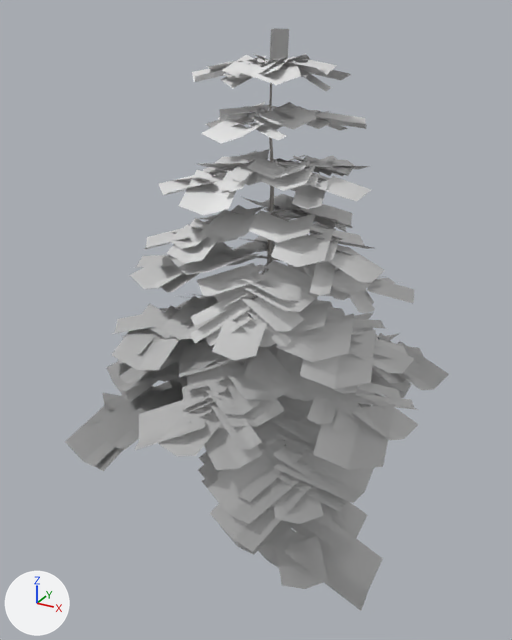
One commit to the glTF model nuri/public/models/trees/sapling_6.glb: the scene before it, then after it.
Camera for both pictures: a 50 mm lens placed at (1.87, -3.58, 2.51), pointed at (-0.08, -0.04, 0.74). The axes (+X, +Y, +Z) are drawn at lower left. The lights are the same throughout. The first picture is the older version. Vertices at exactly the same position are counted once.

Objects in the first picture: 'sapling6_twigs' and 1 more.
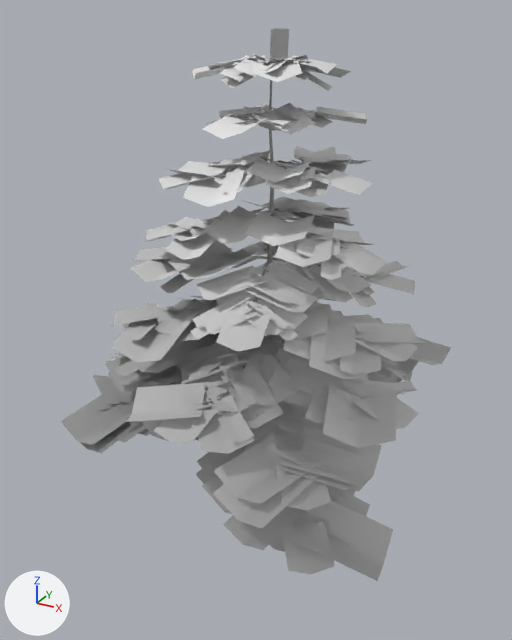
Boxes [x1, y1, x2, y2] around the edits, measured in the pictures (512 x 640 px; the box of a moved part takes in the faces that stretch with it):
'sapling6_twigs', reshaped
    before: [65, 28, 449, 611]
    after: [61, 28, 451, 581]
part 1 of me_sapling6_twigs, moved or reshaped
    before: [135, 383, 183, 417]
    after: [142, 419, 168, 441]
part 2 of me_sapling6_twigs, moved or reshaped (not visible afterwards)
    before: [169, 380, 182, 394]
part 3 of me_sapling6_twigs, moved or reshaped (mostly hidden)
    before: [141, 385, 177, 411]
    after: [152, 419, 164, 424]
part 4 of me_sapling6_twigs, moved or reshaped (not visible afterwards)
    before: [148, 386, 164, 395]
part 5 of me_sapling6_twigs, moved or reshaped (mostly hidden afterwards)
    before: [135, 381, 172, 402]
    after: [134, 383, 173, 395]
part 6 of me_sapling6_twigs, moved or reshaped
    before: [95, 390, 149, 450]
    after: [95, 394, 146, 442]
part 7 of me_sapling6_twigs, moved or reshaped (not visible before)
    after: [100, 393, 143, 437]
part 8 of me_sapling6_twigs, moved or reshaped
    before: [73, 395, 128, 471]
    after: [80, 390, 141, 454]
part 9 of me_sapling6_twigs, moved or reshaped
    before: [102, 386, 156, 410]
    after: [93, 375, 160, 404]
part 10 of me_sapling6_twigs, moved or reshaped
    before: [65, 398, 116, 467]
    after: [61, 387, 132, 445]
part 11 of me_sapling6_twigs, moved or reshaped
    before: [106, 53, 449, 611]
    after: [105, 54, 451, 581]

The change, as a diff of the scene's bpy script:
```diff
--- a/nuri/public/models/trees/sapling_6.glb.py
+++ b/nuri/public/models/trees/sapling_6.glb.py
@@ me_sapling6_twigs @@
-me_sapling6_twigs.from_pydata(...)  # 2700 vertices, 1800 faces; spans x -1.43..1.05, y -1.17..1.26, z -0.33..2.41
+me_sapling6_twigs.from_pydata(...)  # 2700 vertices, 1800 faces; spans x -1.46..1.1, y -1.17..1.28, z -0.19..2.41
+# me_sapling6_twigs part 1: the loose piece of 6 vertices spanning x -0.76..-0.2, y -0.59..-0.01, z 0.02..0.19 is multiplied about its middle by the matrix ((0.999, 0.052, -0.005), (-0.052, 0.999, -0.011), (0.004, 0.011, 1.0)), then moved by (-0.01, 0.02, -0.03)
+# me_sapling6_twigs part 2: the loose piece of 6 vertices spanning x -0.88..-0.31, y -0.22..0.35, z 0.0..0.18 is multiplied about its middle by the matrix ((0.998, 0.058, -0.008), (-0.058, 0.998, 0.009), (0.009, -0.009, 1.0)), then moved by (0.01, 0.02, -0.03)
+# me_sapling6_twigs part 3: the loose piece of 6 vertices spanning x -0.77..-0.32, y -0.49..-0.03, z 0.06..0.16 is moved by (-0.01, 0.02, -0.03)
+# me_sapling6_twigs part 4: the loose piece of 6 vertices spanning x -1.07..-0.43, y -0.26..0.37, z -0.11..0.14 is multiplied about its middle by the matrix ((0.999, 0.037, 0.016), (-0.036, 0.999, -0.017), (-0.017, 0.017, 1.0)), then moved by (0.0, 0.03, -0.02)
+# me_sapling6_twigs part 5: the loose piece of 6 vertices spanning x -1.17..-0.6, y -0.29..0.28, z -0.08..0.06 is multiplied about its middle by the matrix ((0.994, -0.067, 0.087), (0.074, 0.994, -0.078), (-0.081, 0.084, 0.993)), then moved by (-0.01, 0.01, 0.02)
+# me_sapling6_twigs part 6: the loose piece of 6 vertices spanning x -1.08..-0.58, y -0.61..-0.1, z -0.16..0.05 is multiplied about its middle by the matrix ((0.999, -0.009, 0.04), (0.005, 0.994, 0.112), (-0.041, -0.112, 0.993)), then moved by (0.0, 0.02, 0.02)
+# me_sapling6_twigs part 7: the loose piece of 6 vertices spanning x -1.1..-0.68, y -0.54..-0.13, z -0.17..0.01 is multiplied about its middle by the matrix ((0.999, -0.009, 0.04), (0.005, 0.994, 0.112), (-0.041, -0.112, 0.993)), then moved by (0.0, 0.02, 0.04)
+# me_sapling6_twigs part 8: the loose piece of 6 vertices spanning x -1.24..-0.72, y -0.68..-0.15, z -0.33..-0.02 is multiplied about its middle by the matrix ((0.997, -0.044, 0.064), (0.029, 0.978, 0.208), (-0.072, -0.206, 0.976)), then moved by (0.0, 0.0, 0.1)
+# me_sapling6_twigs part 9: the loose piece of 6 vertices spanning x -1.43..-0.81, y -0.34..0.29, z -0.24..-0.04 is multiplied about its middle by the matrix ((0.976, -0.129, 0.174), (0.154, 0.979, -0.137), (-0.153, 0.161, 0.975)), then moved by (-0.03, -0.01, 0.12)
+# me_sapling6_twigs part 10: the loose piece of 6 vertices spanning x -1.32..-0.8, y -0.67..-0.16, z -0.32..-0.06 is multiplied about its middle by the matrix ((0.997, -0.044, 0.065), (0.029, 0.977, 0.213), (-0.073, -0.21, 0.975)), then moved by (0.0, 0.0, 0.13)
+# me_sapling6_twigs part 11: 2404 of 2700 vertices moved; they spanned x -1.2..1.05, y -1.17..1.26, z -0.33..2.26 and now span x -1.23..1.1, y -1.17..1.28, z -0.15..2.26; mean shift (0.0, 0.0, 0.01); largest move (1.04, -0.98, -0.26) -> (1.1, -0.93, -0.08)
+# other edits to the shape of me_sapling6_twigs do not show in these pictures
```
